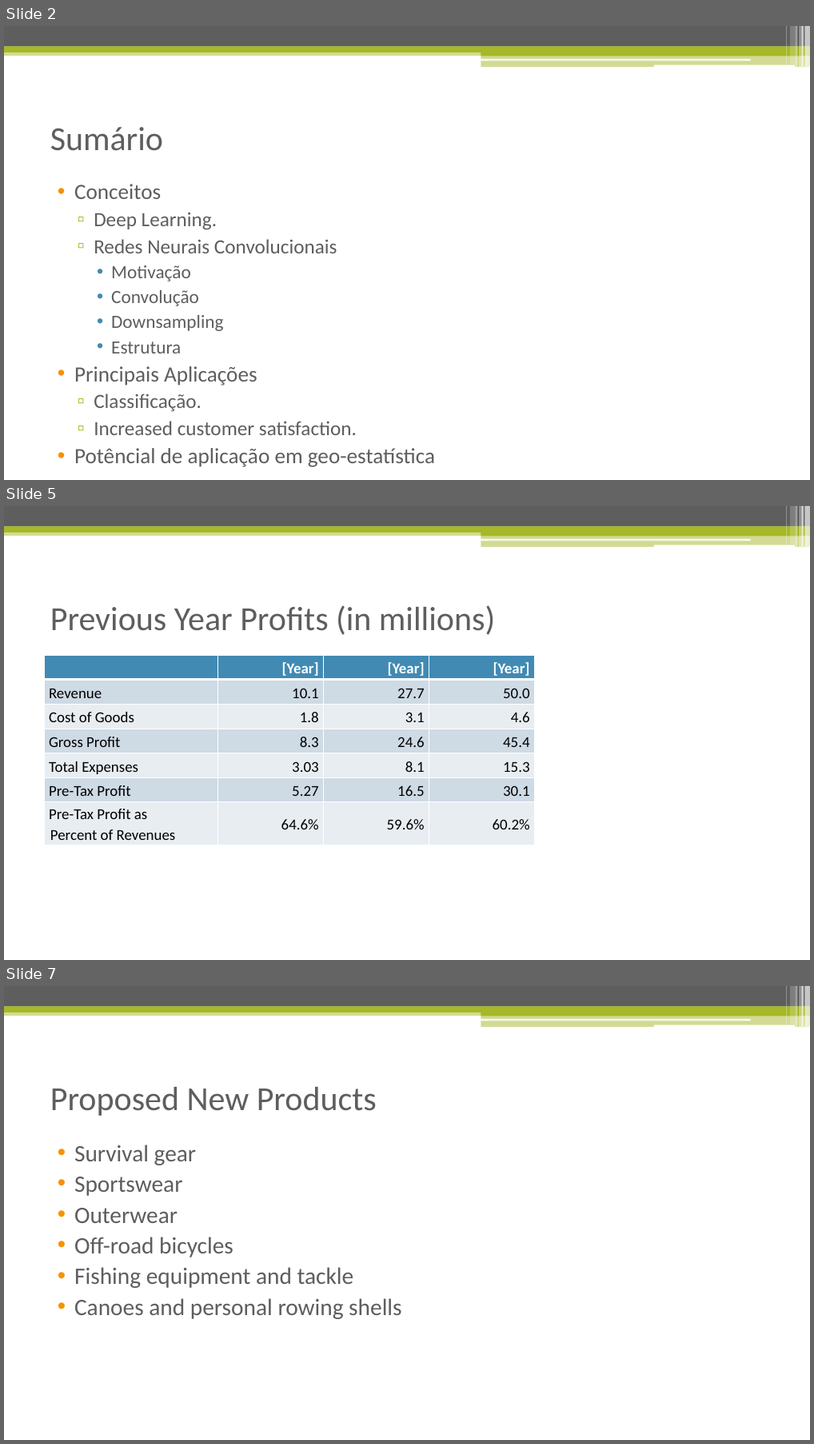
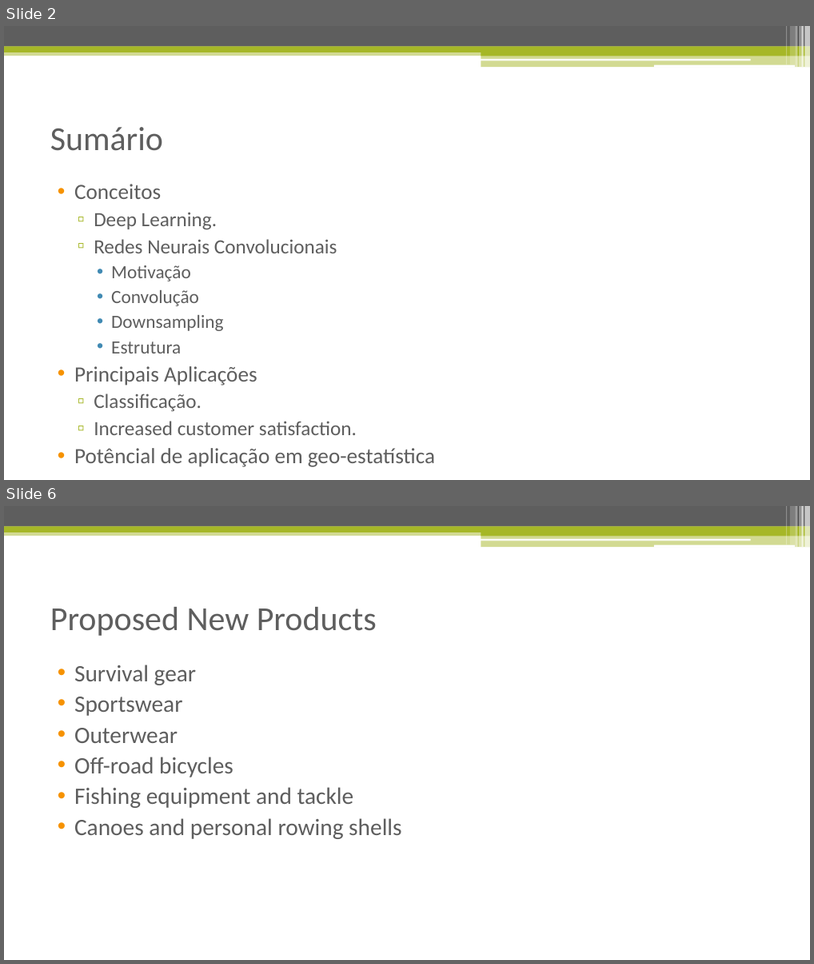
Before and after one commit to isacra/isacradoctoralstuffs, a slide deck: Apresentacoes/Redes Neurais Convolucionais.pptx. Shown one above the other, each under a label of ours: slides 2, 5 and 7 before the commit, slides 2 and 6 after it; the slides between them are not shown. The pictures are 814x1444 and 814x964 pixels, drawn with LibreOffice and Linux fonts; fonts in the diff are those of the drawing. Boxes give left, top, right and bottom in pixels: in the first picture for what was removed or moved away, otherwise in the second. Text is boxed around its words. In the diff, an @@ line names an element or a change of style, - is before the commit and + after.

```diff
--- a/Apresentacoes/Redes Neurais Convolucionais.pptx
+++ b/Apresentacoes/Redes Neurais Convolucionais.pptx
@@ slide 5 removed at box(4, 506, 810, 960), background #FFFFFF; not listed: 13 template elements that a slide beside it also shows @@
@@ title removed at box(50, 605, 495, 635) @@
-Previous Year Profits (in millions)
@@ table removed at box(45, 655, 536, 844), 7 rows, 4 columns @@
- | [Year] | [Year] | [Year]
-Revenue | 10.1 | 27.7 | 50.0
-Cost of Goods | 1.8 | 3.1 | 4.6
-Gross Profit | 8.3 | 24.6 | 45.4
-Total Expenses | 3.03 | 8.1 | 15.3
-Pre-Tax Profit | 5.27 | 16.5 | 30.1
-Pre-Tax Profit as Percent of Revenues | 64.6% | 59.6% | 60.2%
@@ what was slide 7 is now slide 6 @@
```
Also in this commit, not shown: 3 slides added, 3 other slides removed, 4 other files.
